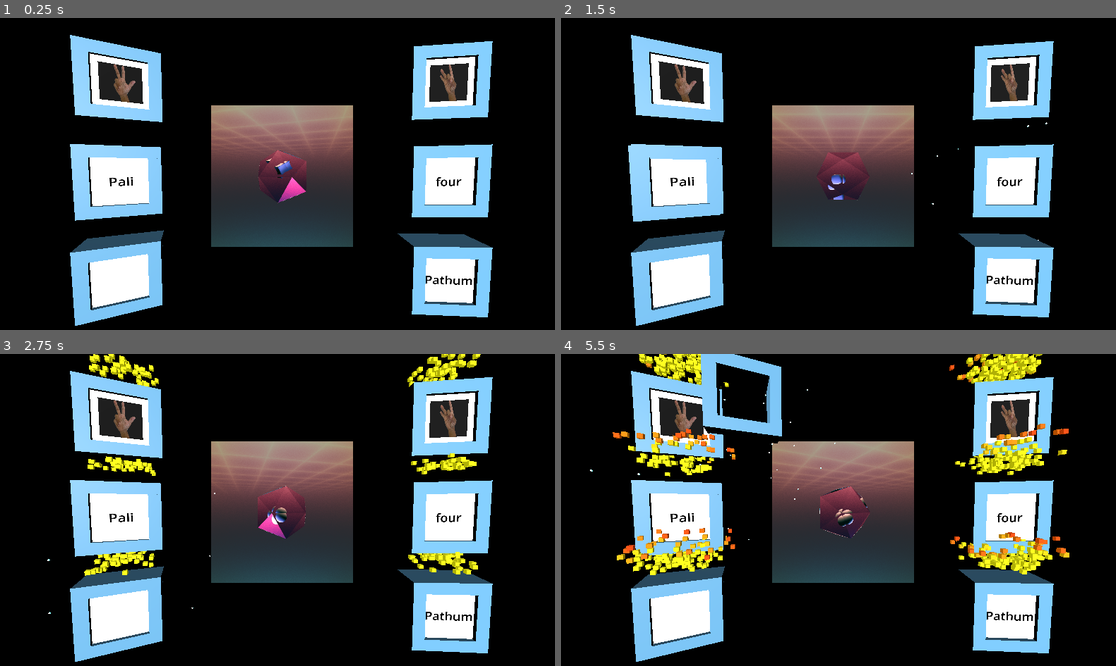
Above: before the commit, frames 1-4 (two rows, left to right).
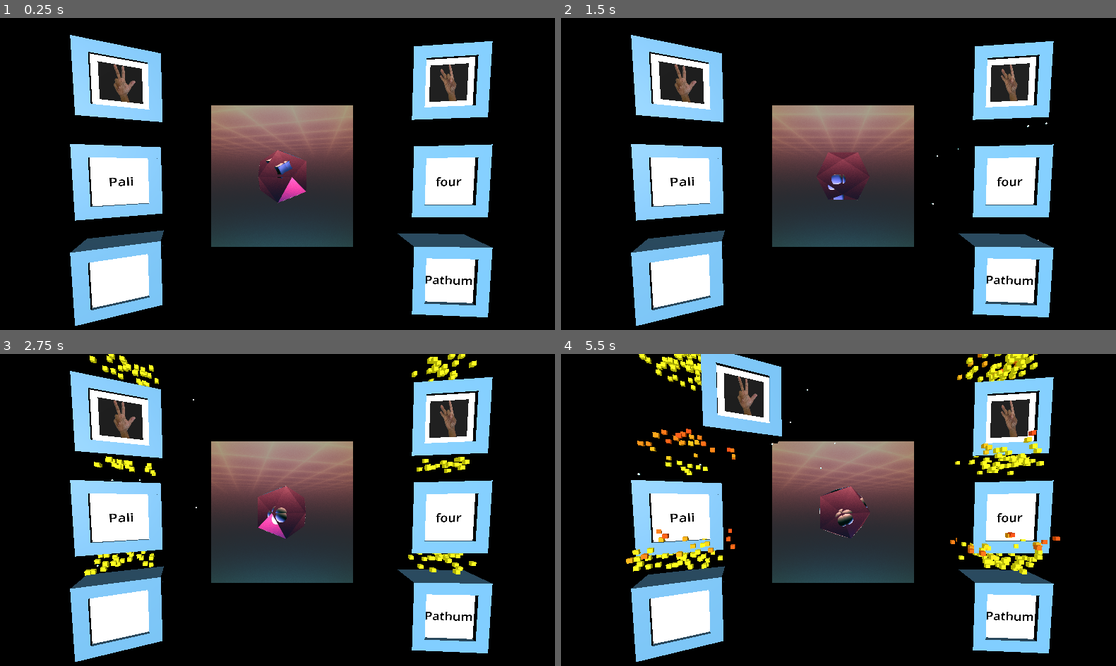
Above: after the commit, the same moments.

Repository: Kakcalu13/Mizo-godot-game
Game: Godot game, scene res://main.tscn
Same seed, same stepped clock (60 frames per second), same inputs: the game is played once before the commit and once after it. The project has no main scene, so this scene is started directly.
Inputs (mouse positions are in pixels of both pictures, inside the frame that each line leads up to):
- Up to frame 1 (0.25 s): no input
- Up to frame 2 (1.5 s): move the mouse to (966, 161) at 0.52 s; press the mouse at (966, 161) at 0.53 s; hold Right (ui_right) 0.53-1.25 s; release the mouse at (966, 161) at 1.25 s; drag from (727, 192) to (816, 239) at 1.27 s
- Up to frame 3 (2.75 s): move the mouse to (338, 441) at 2.02 s; press the mouse at (338, 441) at 2.03 s; hold Right (ui_right) from 2.03 s (still down)
- Up to frame 4 (5.5 s): release Right (ui_right) at 2.75 s; release the mouse at (899, 441) at 2.75 s; drag from (816, 575) to (672, 463) at 2.77 s; move the mouse to (1010, 559) at 3.52 s; press the mouse at (1010, 559) at 3.53 s; hold Left (ui_left) 3.53-4.25 s; release the mouse at (1010, 559) at 4.25 s; drag from (672, 463) to (760, 432) at 4.27 s; move the mouse to (871, 513) at 5.02 s; press the mouse at (871, 513) at 5.03 s; hold Left (ui_left) from 5.03 s (still down)

The runs differ from the first frame. In frame 2, 0.3% of the frame differs, in the area x 12-64%, y 40-66%; in frame 3, 1.2%; in frame 4, 7.3%, in the area x 5-92%, y 0-71%.

Commit message:
swapped the shader

Diff:
--- a/source/numbers/main.tscn
+++ b/source/numbers/main.tscn
@@ -1,27 +1,35 @@
-[gd_scene load_steps=8 format=3 uid="uid://b40g1acxm6s62"]
+[gd_scene load_steps=9 format=3 uid="uid://b40g1acxm6s62"]
 
 [ext_resource type="Script" path="res://main.gd" id="1_q0yfx"]
-[ext_resource type="Shader" path="res://assets/shaders/red_diamond.gdshader" id="2_k40ad"]
-[ext_resource type="PackedScene" uid="uid://c4xowr8t8dl4t" path="res://one_module.tscn" id="2_wvgls"]
+[ext_resource type="Shader" path="res://assets/shaders/ice_randomized.gdshader" id="1_rg150"]
+[ext_resource type="Shader" path="res://assets/shaders/test.gdshader" id="3_3op8q"]
 
-[sub_resource type="Sky" id="Sky_y1yh4"]
+[sub_resource type="ShaderMaterial" id="ShaderMaterial_oy0cp"]
+shader = ExtResource("1_rg150")
+shader_parameter/time_scale = 1.0
+shader_parameter/tunnel_speed = 3.0
+shader_parameter/fractal_rotation_speed = 1.0
+shader_parameter/ray_steps = 99
+shader_parameter/density_multiplier = 1.0
+shader_parameter/color_tint = Color(1, 1.1, 1.2, 1)
+
+[sub_resource type="Sky" id="Sky_0vvm6"]
+sky_material = SubResource("ShaderMaterial_oy0cp")
 
 [sub_resource type="Environment" id="Environment_pwj41"]
 background_mode = 2
-sky = SubResource("Sky_y1yh4")
+sky = SubResource("Sky_0vvm6")
 ambient_light_energy = 10.01
 
 [sub_resource type="ViewportTexture" id="ViewportTexture_21vhr"]
 viewport_path = NodePath("background_shader/SubViewport")
 
 [sub_resource type="ShaderMaterial" id="ShaderMaterial_n6x5x"]
-shader = ExtResource("2_k40ad")
-shader_parameter/time_scale = 2.336
-shader_parameter/camera_distance = 6.382
-shader_parameter/camera_height = -0.2
-shader_parameter/rotation_speed = 0.45
-shader_parameter/mouse_override = Vector2(0, 0)
-shader_parameter/use_mouse_override = false
+shader = ExtResource("3_3op8q")
+shader_parameter/speed = 1.0
+shader_parameter/outline_thickness = 0.002
+shader_parameter/center_offset_x = 0.0
+shader_parameter/center_offset_y = 0.0
 
 [node name="Node3D" type="WorldEnvironment"]
 environment = SubResource("Environment_pwj41")
@@ -46,33 +54,5 @@
 offset_right = 40.0
 offset_bottom = 40.0
 
-[node name="left_window_1" parent="." instance=ExtResource("2_wvgls")]
-transform = Transform3D(0.544065, 0.013556, 0.252606, 0.00938853, 0.597643, -0.0522934, -0.252795, 0.051371, 0.541715, -4.265, 1.5, 0)
-value = 5
-
-[node name="left_window_2" parent="." instance=ExtResource("2_wvgls")]
-transform = Transform3D(0.544065, 0.013556, 0.252606, 0.00938853, 0.597643, -0.0522934, -0.252795, 0.051371, 0.541715, -4.265, -1, 0)
-value = 5
-
-[node name="left_window_3" parent="." instance=ExtResource("2_wvgls")]
-transform = Transform3D(0.544065, 0.013556, 0.252606, 0.00938853, 0.597643, -0.0522934, -0.252795, 0.051371, 0.541715, -4.265, -3.5, 0)
-value = 5
-
-[node name="right_window_1" parent="." instance=ExtResource("2_wvgls")]
-transform = Transform3D(0.597571, -0.0139456, -0.0520945, 0.00938853, 0.597643, -0.0522934, 0.0531053, 0.0512666, 0.595442, 4.265, 1.5, 0)
-
-[node name="right_window_2" parent="." instance=ExtResource("2_wvgls")]
-transform = Transform3D(0.597571, -0.0139456, -0.0520945, 0.00938853, 0.597643, -0.0522934, 0.0531053, 0.0512666, 0.595442, 4.265, -1, 0)
-
-[node name="right_window_3" parent="." instance=ExtResource("2_wvgls")]
-transform = Transform3D(0.597571, -0.0139456, -0.0520945, 0.00938853, 0.597643, -0.0522934, 0.0531053, 0.0512666, 0.595442, 4.265, -3.5, 0)
-
 [node name="DirectionalLight3D" type="DirectionalLight3D" parent="."]
 transform = Transform3D(1, 0, 0, 0, 1, 0, 0, 0, 1, 0, 10.0369, 0)
-
-[connection signal="mouse_exited" from="left_window_1" to="left_window_1" method="_on_mouse_exited"]
-[connection signal="mouse_exited" from="left_window_2" to="left_window_2" method="_on_mouse_exited"]
-[connection signal="mouse_exited" from="left_window_3" to="left_window_3" method="_on_mouse_exited"]
-[connection signal="mouse_exited" from="right_window_1" to="right_window_1" method="_on_mouse_exited"]
-[connection signal="mouse_exited" from="right_window_2" to="right_window_2" method="_on_mouse_exited"]
-[connection signal="mouse_exited" from="right_window_3" to="right_window_3" method="_on_mouse_exited"]
